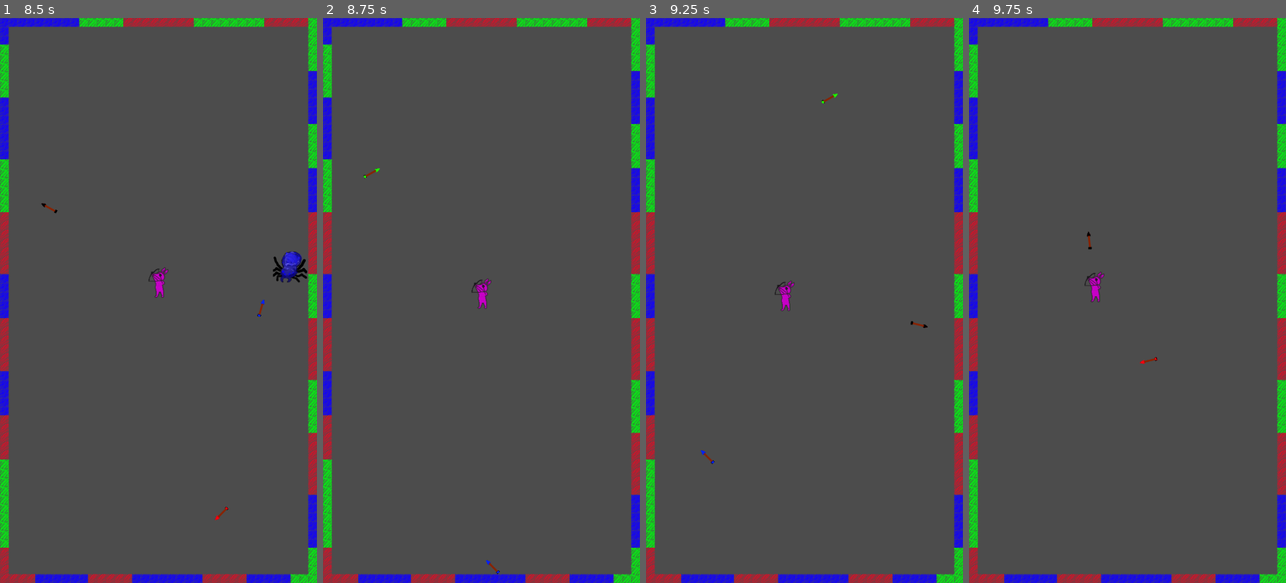
Above: before the commit, frames 1-4 (left to right).
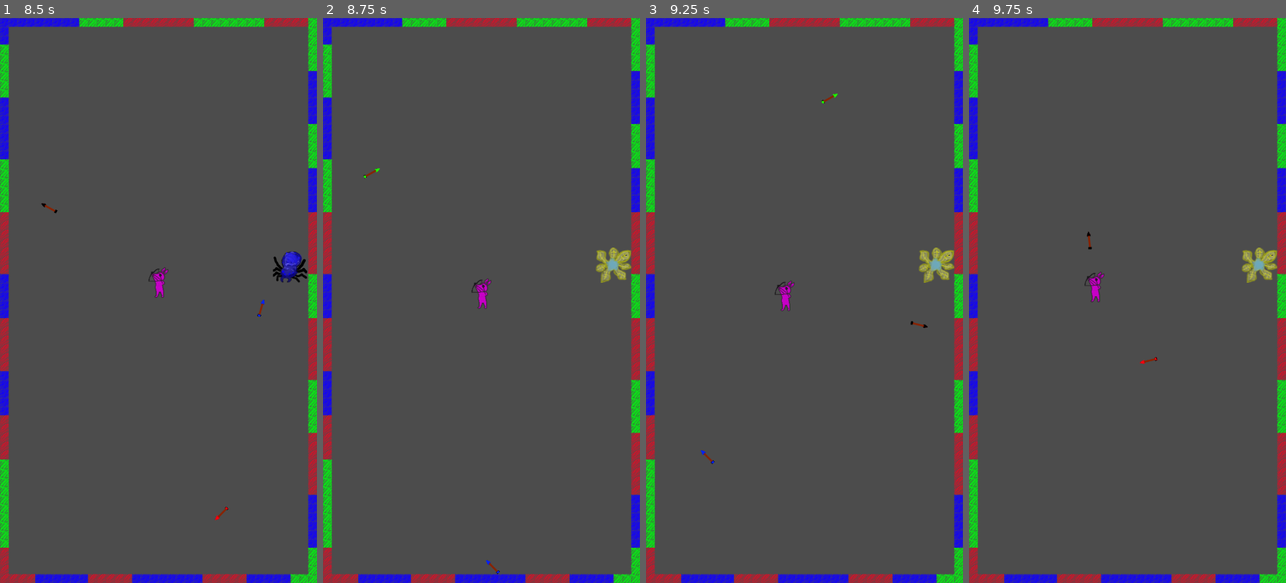
Above: after the commit, the same moments.

Repository: algch/BounceBunny
Game: Godot game, scene res://main.tscn
Same seed, same stepped clock (60 frames per second), same inputs: the game is played once before the commit and once after it.
Inputs (mouse positions are in pixels of both pictures, inside the frame that each line leads up to):
- Up to frame 1 (8.5 s): move the mouse to (142, 413) at 0.52 s; hold Up (ui_up) 0.53-2.03 s; click (142, 413) at 0.6 s; move the mouse to (253, 385) at 1.27 s; click (253, 385) at 1.35 s; move the mouse to (63, 215) at 2.02 s; hold Left (ui_left) 2.03-3.53 s; click (63, 215) at 2.1 s; move the mouse to (174, 300) at 2.77 s; click (174, 300) at 2.85 s; move the mouse to (110, 159) at 3.52 s; hold Down (ui_down) 3.53-4.28 s; click (110, 159) at 3.6 s; move the mouse to (228, 272) at 4.27 s; hold Right (ui_right) 4.28-5.03 s; click (228, 272) at 4.35 s; move the mouse to (95, 328) at 5.02 s; hold Up (ui_up) 5.03-5.78 s; click (95, 328) at 5.1 s; move the mouse to (190, 176) at 5.77 s; hold Right (ui_right) 5.78-8.03 s; click (190, 176) at 5.85 s; move the mouse to (142, 413) at 6.52 s; click (142, 413) at 6.6 s; move the mouse to (253, 385) at 7.27 s; click (253, 385) at 7.35 s; move the mouse to (63, 215) at 8.02 s; hold Down (ui_down) from 8.03 s (still down); click (63, 215) at 8.1 s
- Up to frame 2 (8.75 s): keep holding Down (ui_down)
- Up to frame 3 (9.25 s): move the mouse to (820, 300) at 8.77 s; release Down (ui_down) at 8.78 s; hold Left (ui_left) from 8.78 s (still down); click (820, 300) at 8.85 s
- Up to frame 4 (9.75 s): move the mouse to (1079, 159) at 9.52 s; release Left (ui_left) at 9.53 s; hold Up (ui_up) from 9.53 s (still down); click (1079, 159) at 9.6 s

Frame 1 is identical in both runs. In frame 2, 0.5% of the frame differs, in the area x 86-98%, y 40-47%; in frame 3, 0.5%; in frame 4, 0.5%.

Commit message:
spiders leave teleport plants

Diff:
--- a/enemies/spider/spider.gd
+++ b/enemies/spider/spider.gd
@@ -7,6 +7,8 @@
 var red_texture = preload('res://enemies/spider/sprites/red_spider.png')
 var green_texture = preload('res://enemies/spider/sprites/green_spider.png')
 var blue_texture = preload('res://enemies/spider/sprites/blue_spider.png')
+
+var teleport_class = preload('res://plants/teleport/teleport.tscn')
 
 
 var movement_timer = Timer.new()
@@ -35,6 +37,9 @@
 
 func handleWeaponCollision(collider):
 	if collider.COLOR == COLOR:
+		var teleport = teleport_class.instance()
+		teleport.position = position
+		get_parent().add_child(teleport)
 		queue_free()
 	else:
 		SPEED += 50
